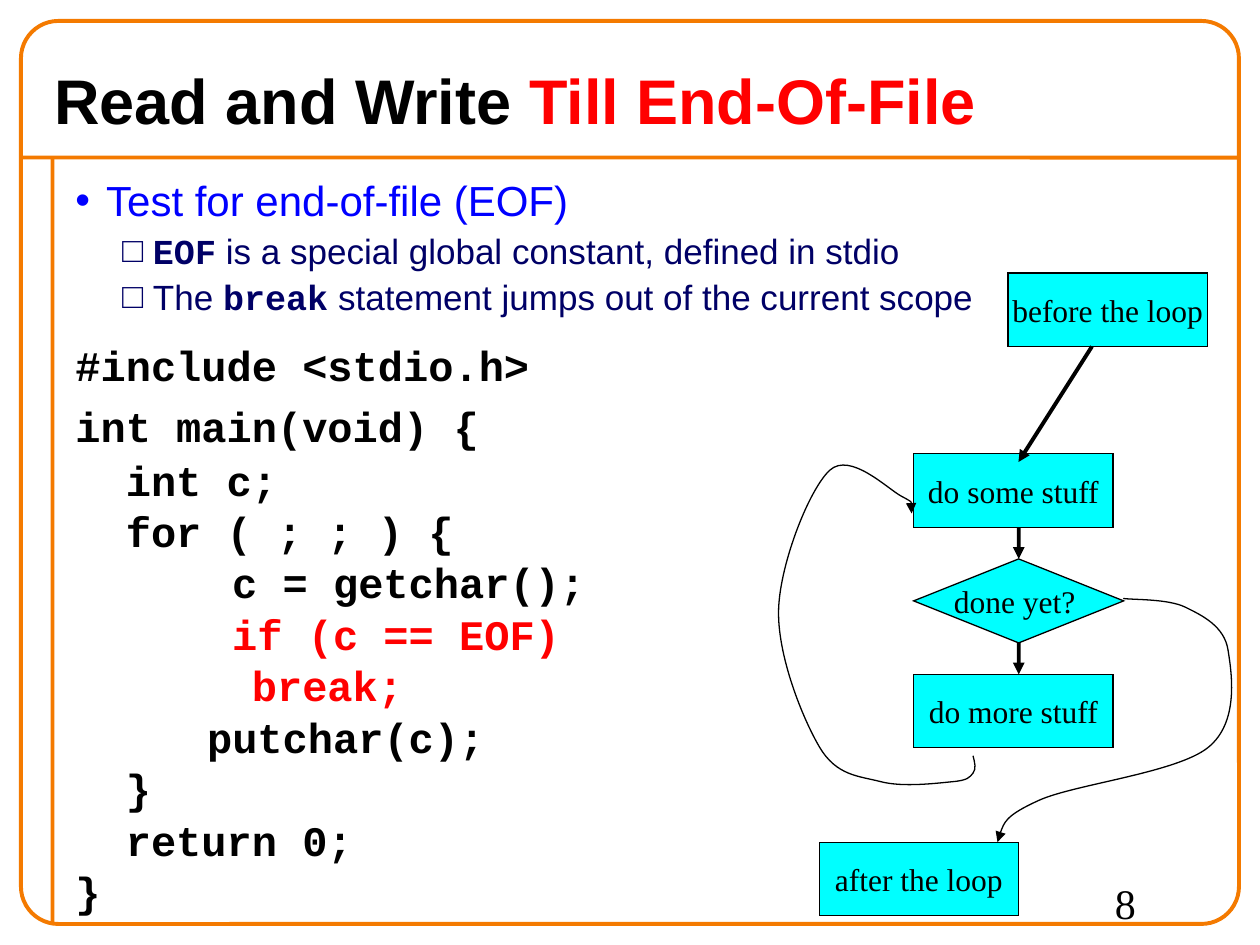
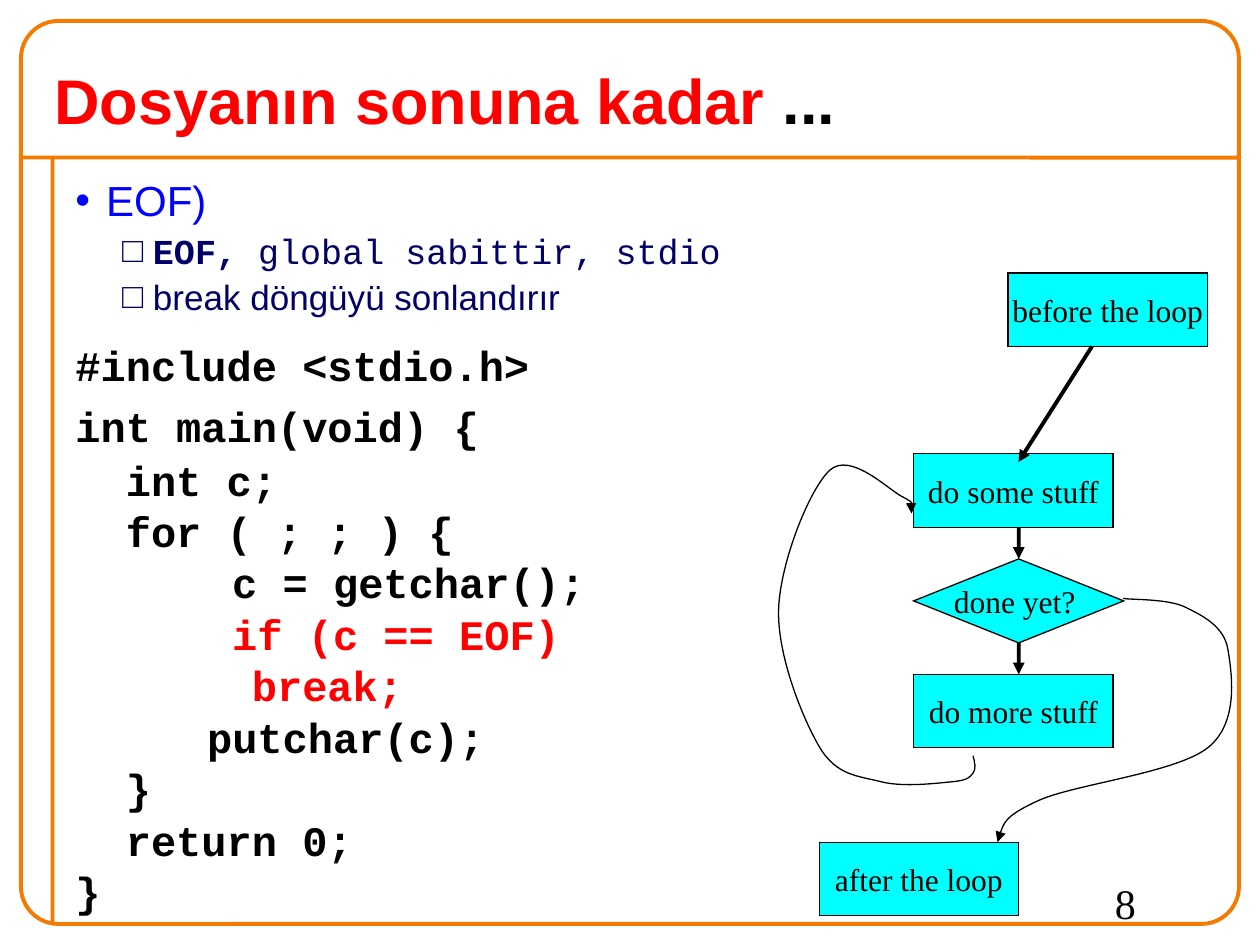
Before and after one commit to 19ceng/ceng201pro, a slide deck: slide 8 of 02chIO.odp. Drawn at 1260x945 pixels with LibreOffice and Linux fonts; fonts in the diff are those of the drawing; background and template pictures are left out. Boxes give left, top, right and bottom in pixels: in the first picture for what was removed or moved away, otherwise in the second. Text is boxed around its words. In the diff, an @@ line names an element or a change of style, - is before the commit and + after.

```diff
--- a/02chIO.odp
+++ b/02chIO.odp
@@ title at [54,78,764,136]: text changed @@
-Read and Write Till End-Of-File
+Dosyanın sonuna kadar ...
@@ text at [106,185,721,317]: text changed @@
-• Test for end-of-file (EOF)
-  □ EOF is a special global constant, defined in stdio
-  □ The break statement jumps out of the current scope
+• EOF)
+  □ EOF, global sabittir, stdio
+  □ break döngüyü sonlandırır
```
Also in this commit, not shown: 29 other slides changed, 11 slides added, 12 slides removed, 2 other files.
